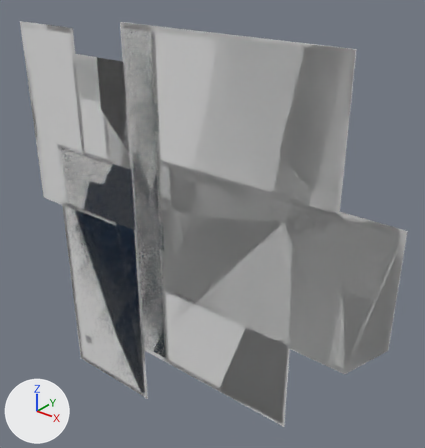
An edit to the FBX model Assets/Resources/Meshes/facility0.FBX, drawn before and after from the same camera.
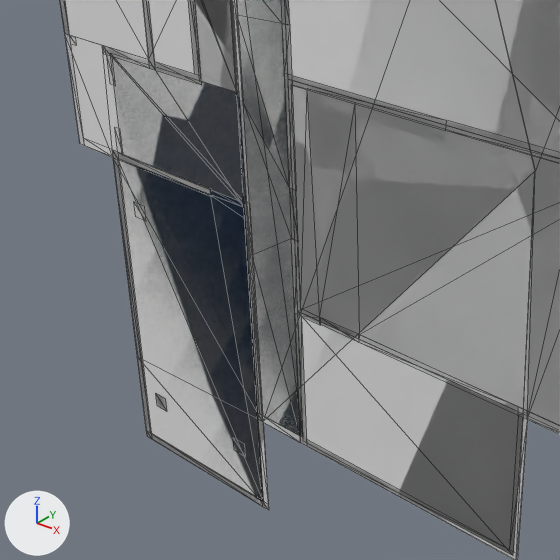
Old and new are each drawn whole from a 50 mm lens placed at (23.7, -36.1, 24.4), pointed at (-7.5, 2.9, 0.2) and again close up on the part from 0% to 72% of the width and 26% to 95% of the height. The lights are fixed; the arrows at lower left show +X, +Y and +Z. The close-ups show mesh edges as thin lines. Where no turn or scale is listed for an object, it has been applied to the vertices.

The first close-up shows 'facility0_bathroom_ambient', 'facility0_bedroom_ambient', 'facility0_bedroom_floor', 'facility0_dining_ambient', 'facility0_hall_ambient', 'facility0_hall_floor', 'facility0_rec_floor', 'facility0_stairs_ambient', 'facility0_walls', 'facility0_weather_mask'.
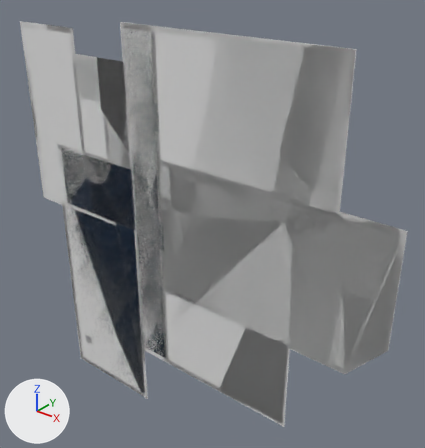
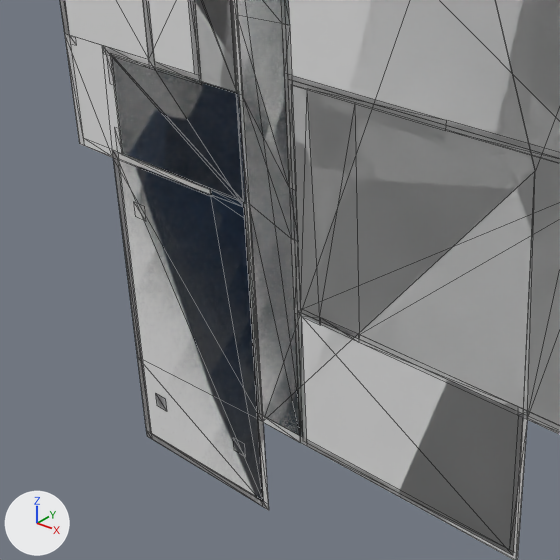
Boxes (x1, y1, x2, y2) around the edits, measured in the close-ups (560 x 560 px):
'facility0_hall_ambient', reshaped
    before: (237, 0, 300, 436)
    after: (112, 0, 300, 436)
part 1 of me_mesh_009, built on
    before: (239, 48, 300, 433)
    after: (112, 48, 300, 433)

The change, as a diff of the scene's bpy script:
```diff
--- a/Assets/Resources/Meshes/facility0.FBX.py
+++ b/Assets/Resources/Meshes/facility0.FBX.py
@@ me_mesh_009 @@
 # used by ob_facility0_hall_ambient; location = (0.0, 0.0, 0.0)
 # verts and faces of me_mesh_009; kept vertices keep their numbers, new ones are numbered from 18
 # before: 5 (-14.8, 0.0, 4.4) at pixel (242, 101), 7 (-14.8, 0.0, -4.7) at pixel (252, 255), 14 (-15.2, 0.0, -4.7) at pixel (246, 252), 15 (-15.2, 0.0, 4.4) at pixel (237, 99)
-me_mesh_009.from_pydata(...)  # 18 vertices, 16 faces; spans x -15.2..-11.2, y 0.0, z -15.8..17.5
+me_mesh_009.from_pydata(...)  # 20 vertices, 18 faces; spans x -25.4..-11.2, y 0.0, z -15.8..17.5
+# me_mesh_009 part 1
+delete_vertices([14])  # with the faces that use them
+verts[5] = (-14.8, 0.0, 4.7)  # moved, pixel (242, 95)
+verts[15] = (-15.2, 0.0, 4.7)  # moved, pixel (236, 93)
+verts[7] = (-14.8, 0.0, -1.6)  # moved, pixel (249, 203)
+verts[18] = (-15.2, 0.0, -1.5)  # pixel (243, 201)
+verts[19] = (-25.4, 0.0, -1.5)  # pixel (123, 153)
+verts[20] = (-25.4, 0.0, 4.7)  # pixel (111, 55)
+faces += [(7, 18, 15), (15, 18, 20), (18, 19, 20)]
 me_mesh_009.materials.append(mat_material__2)
```
